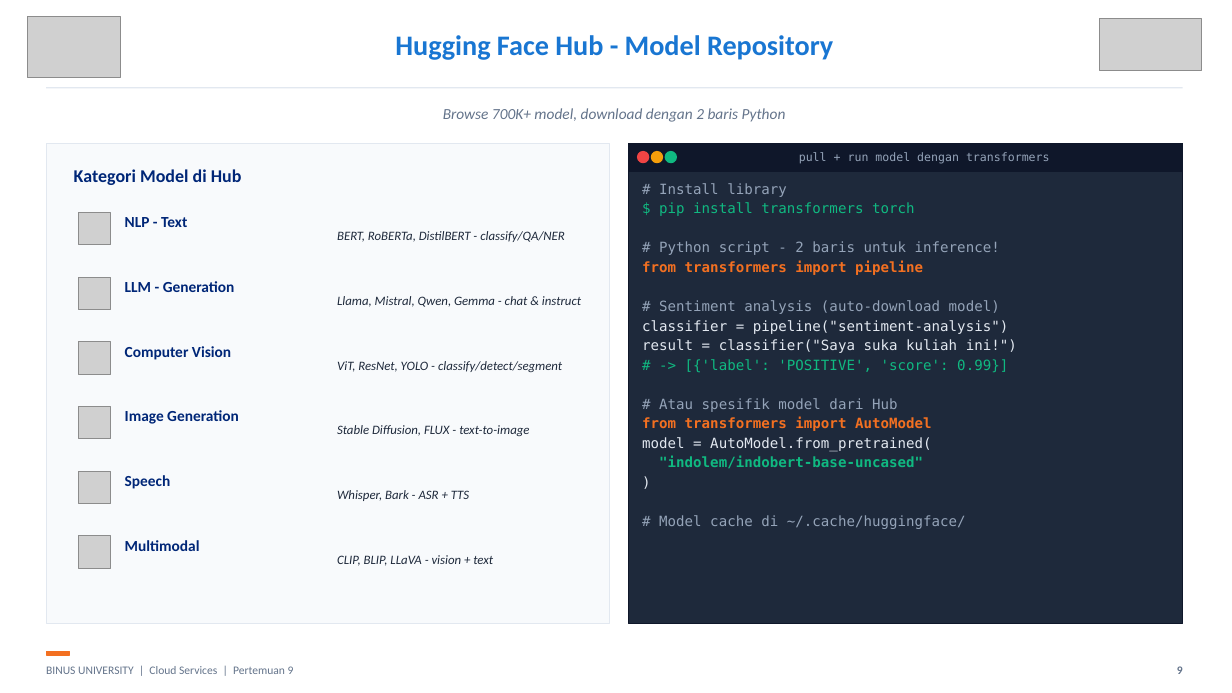
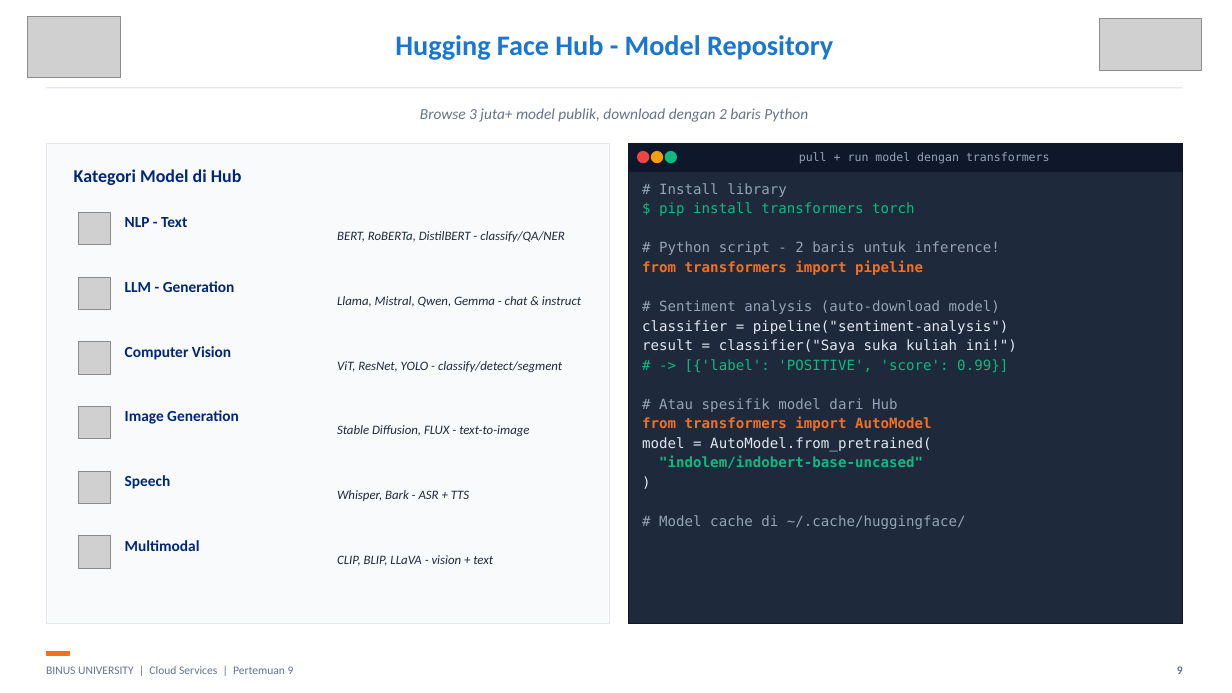
Before and after one commit to SeedFlora/meet9CloudService, a slide deck: slide 9 of slides/Teori_Pertemuan_09.pptx. Drawn at 1232x693 pixels with LibreOffice and Linux fonts; fonts in the diff are those of the drawing; grey boxes stand for pictures. Boxes give left, top, right and bottom in pixels: in the first picture for what was removed or moved away, otherwise in the second. Text is boxed around its words. In the diff, an @@ line names an element or a change of style, - is before the commit and + after.

```diff
--- a/slides/Teori_Pertemuan_09.pptx
+++ b/slides/Teori_Pertemuan_09.pptx
@@ text at box(420, 108, 808, 122): text changed @@
-Browse 700K+ model, download dengan 2 baris Python
+Browse 3 juta+ model publik, download dengan 2 baris Python
```
Also in this commit, not shown: 4 other slides changed, 9 slides added, 4 other files.
